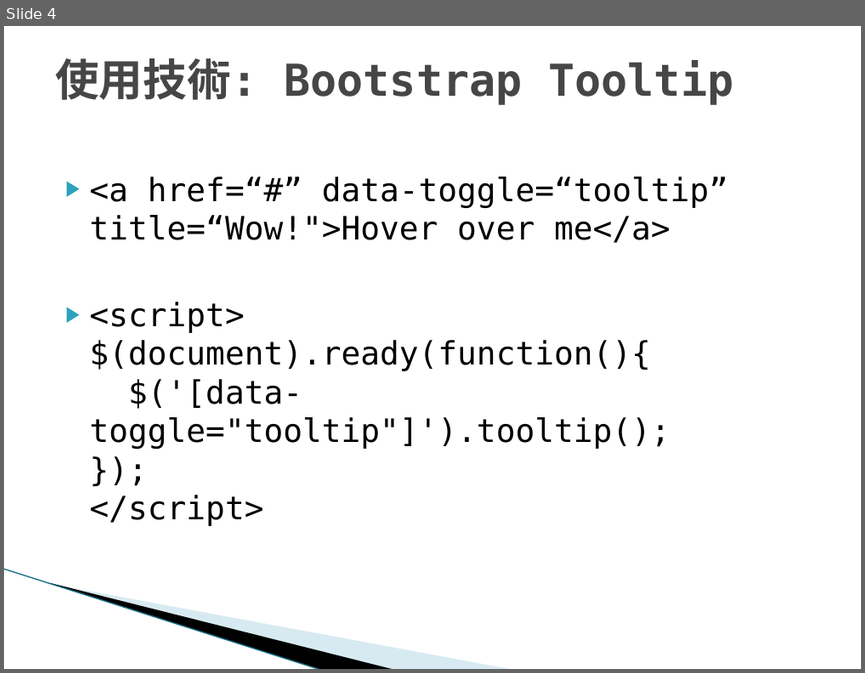
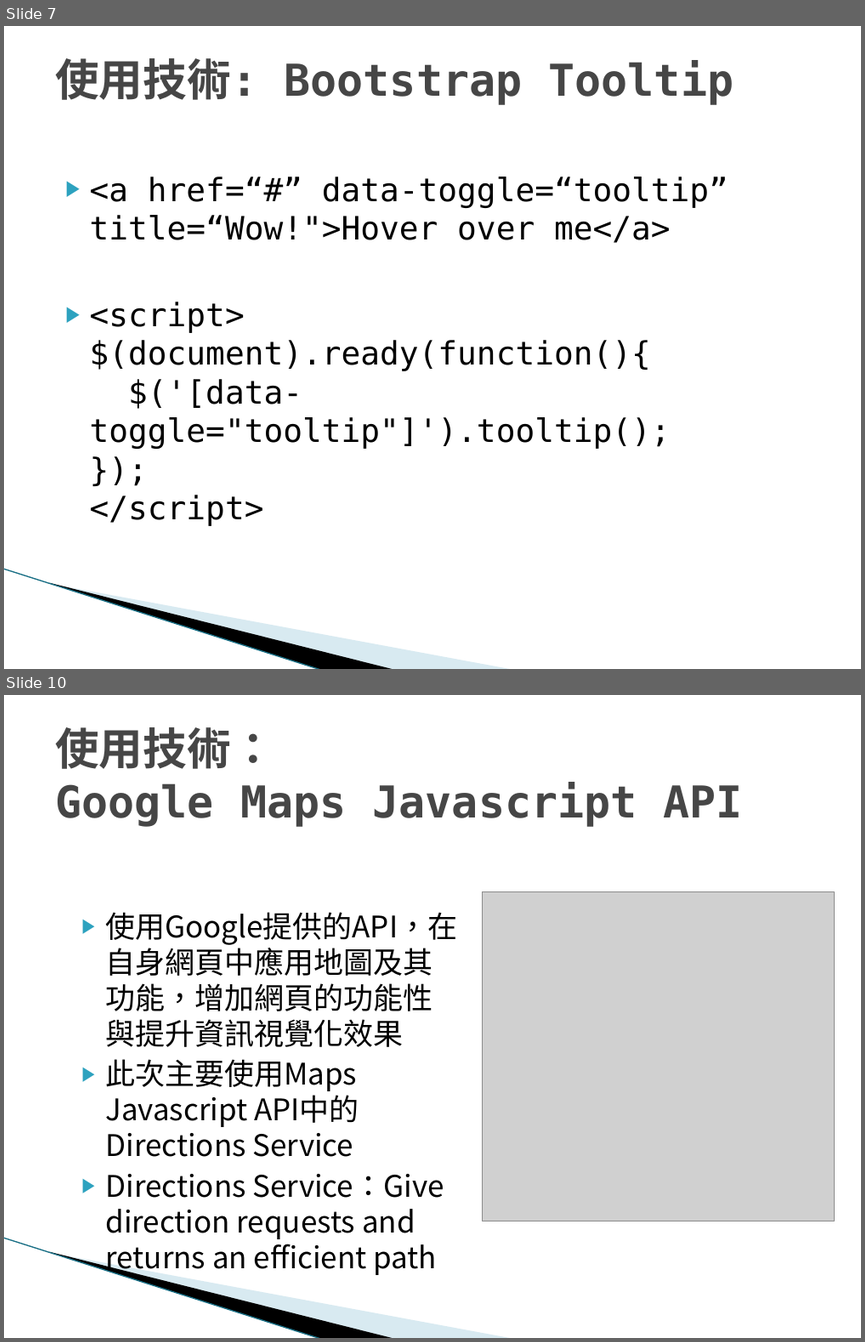
Before and after one commit to brad072623/hw, a slide deck: 台灣旅遊地圖-00757108+00757128.pptx. Shown one above the other, each under a label of ours: slide 4 before the commit, slides 7 and 10 after it; the slides between them are not shown. The pictures are 865x673 and 865x1342 pixels, drawn with LibreOffice and Linux fonts; fonts in the diff are those of the drawing; grey boxes stand for pictures; background and template pictures are left out. Boxes give left, top, right and bottom in pixels: in the first picture for what was removed or moved away, otherwise in the second. Text is boxed around its words. In the diff, an @@ line names an element or a change of style, - is before the commit and + after.

```diff
--- a/台灣旅遊地圖-00757108+00757128.pptx
+++ b/台灣旅遊地圖-00757108+00757128.pptx
@@ slide 10 added at [4,695,861,1338], background #FFFFFF; not listed: 3 template elements that a slide beside it also shows @@
@@ title added at [55,727,743,827], 36.9 pt, text #464646, bold @@
+使用技術：
+Google Maps Javascript API
@@ picture added at [482,892,834,1221] @@
@@ text added at [106,912,458,1276], 25 pt, text #000000 @@
+▶ 使用Google提供的API，在自身網頁中應用地圖及其功能，增加網頁的功能性與提升資訊視覺化效果
+▶ 此次主要使用Maps Javascript API中的Directions Service
+▶ Directions Service：Give direction requests and returns an efficient path
@@ what was slide 4 is now slide 7 @@
```
Also in this commit, not shown: 5 slides changed, 5 other slides added, 1 slide removed.
